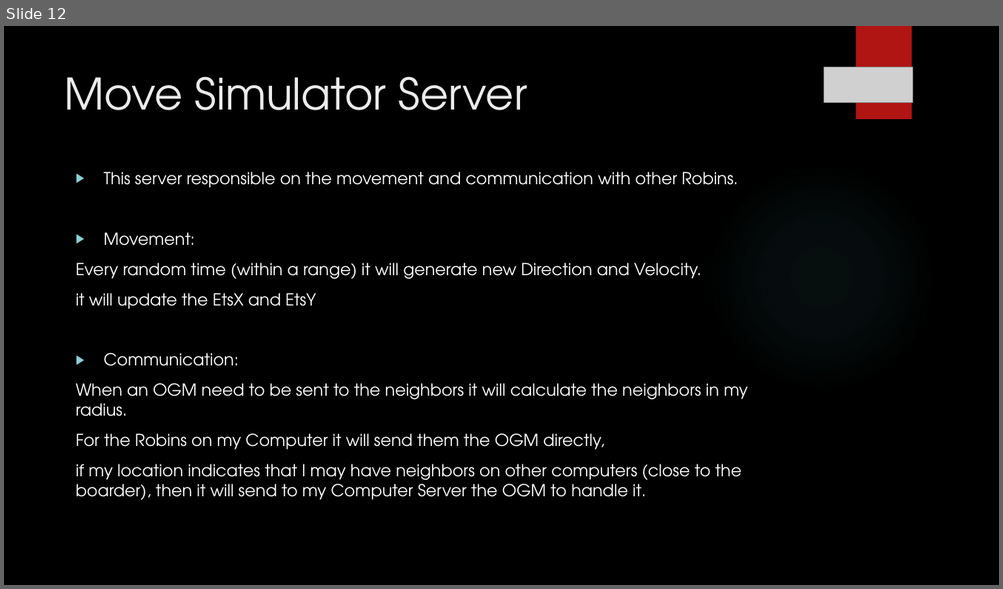
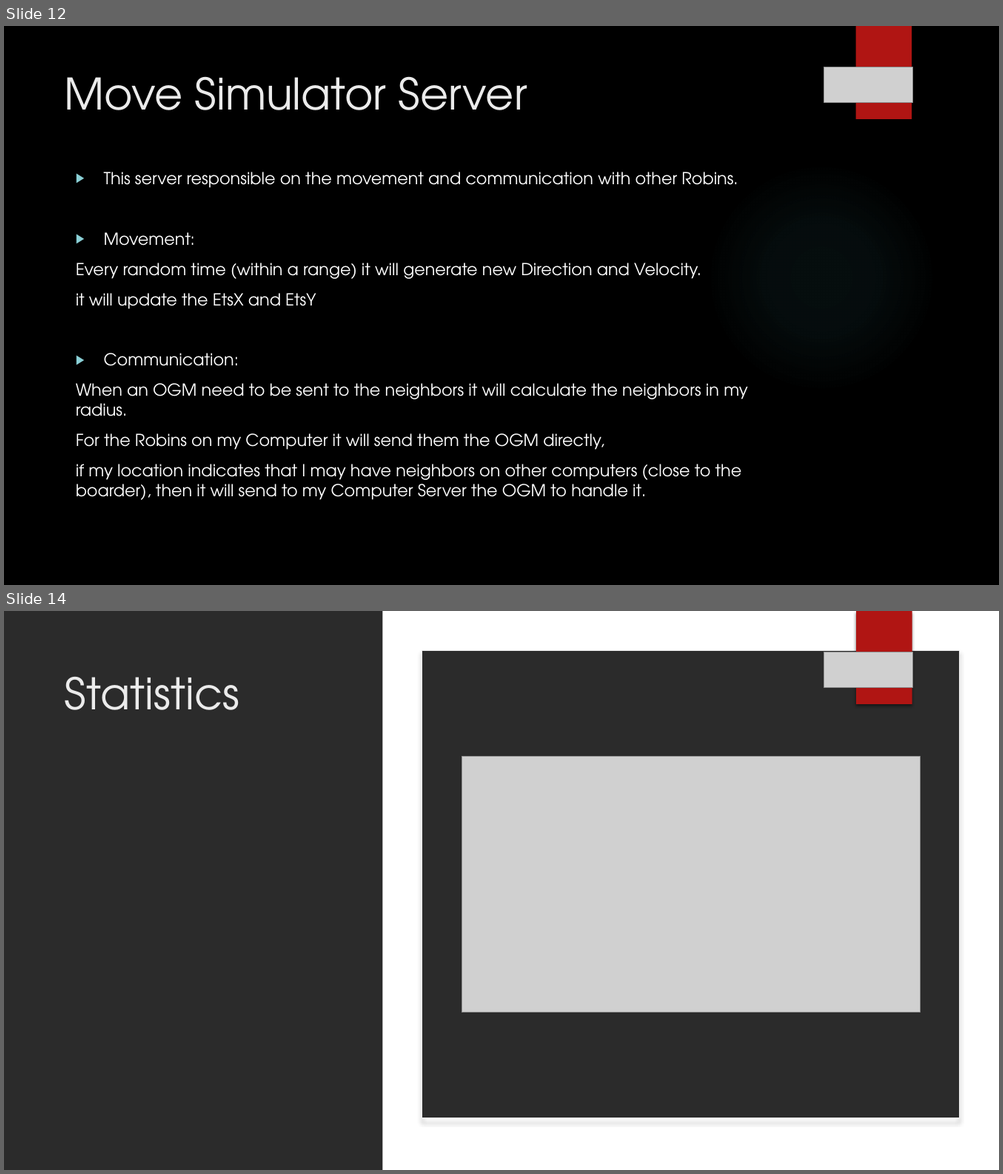
Before and after one commit to amitnh/Erlang-Final-Batman, a slide deck: docs/final project erlang - presentation.pptx. Shown one above the other, each under a label of ours: slide 12 before the commit, slides 12 and 14 after it; the slides between them are not shown. The pictures are 1003x589 and 1003x1174 pixels, drawn with LibreOffice and Linux fonts; fonts in the diff are those of the drawing; grey boxes stand for pictures; background and template pictures are left out; a plain dark background stands for a picture behind light text. Boxes give left, top, right and bottom in pixels: in the first picture for what was removed or moved away, otherwise in the second. Text is boxed around its words. In the diff, an @@ line names an element or a change of style, - is before the commit and + after.

Commit message:
statistics
statistics added in pdf and pptx

```diff
--- a/docs/final project erlang - presentation.pptx
+++ b/docs/final project erlang - presentation.pptx
@@ slide 14 added at [4, 611, 999, 1170], background picture (left out); not listed: 1 template element that a slide beside it also shows @@
@@ rectangle added at [382, 611, 999, 1170], fill #FFFFFF @@
@@ rectangle added at [856, 611, 912, 704], fill #B01513 @@
@@ rounded rectangle added at [422, 650, 959, 1119], fill #FFFFFF, outline #EBEBEB 1 pt @@
@@ picture added at [824, 652, 913, 687] @@
@@ title added at [65, 677, 239, 710], 42 pt, text #EBEBEB @@
+Statistics
@@ picture added at [461, 757, 919, 1013] @@
```
Also in this commit, not shown: 1 slide changed, 1 other slide added, 1 other file.
